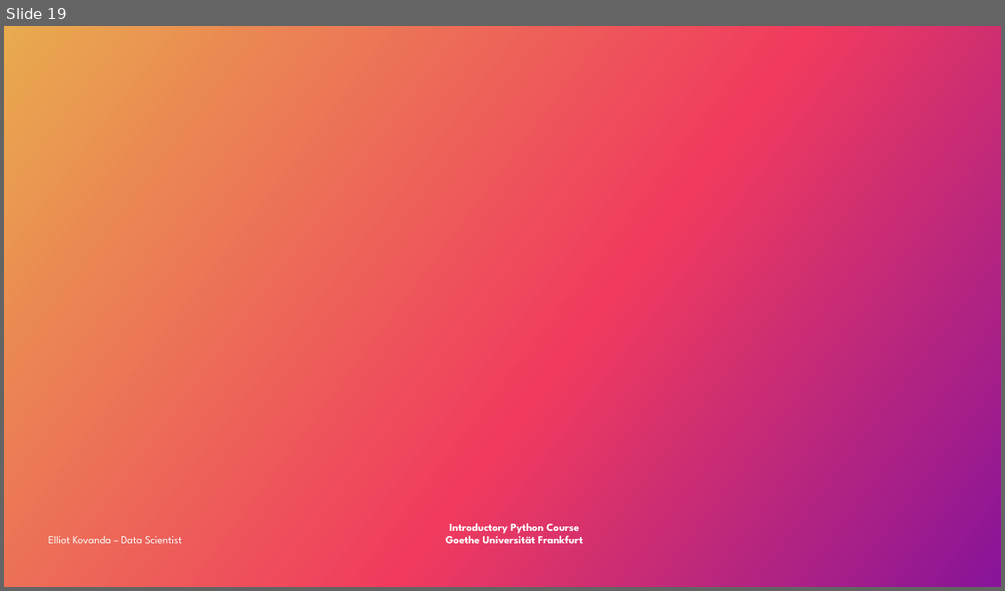
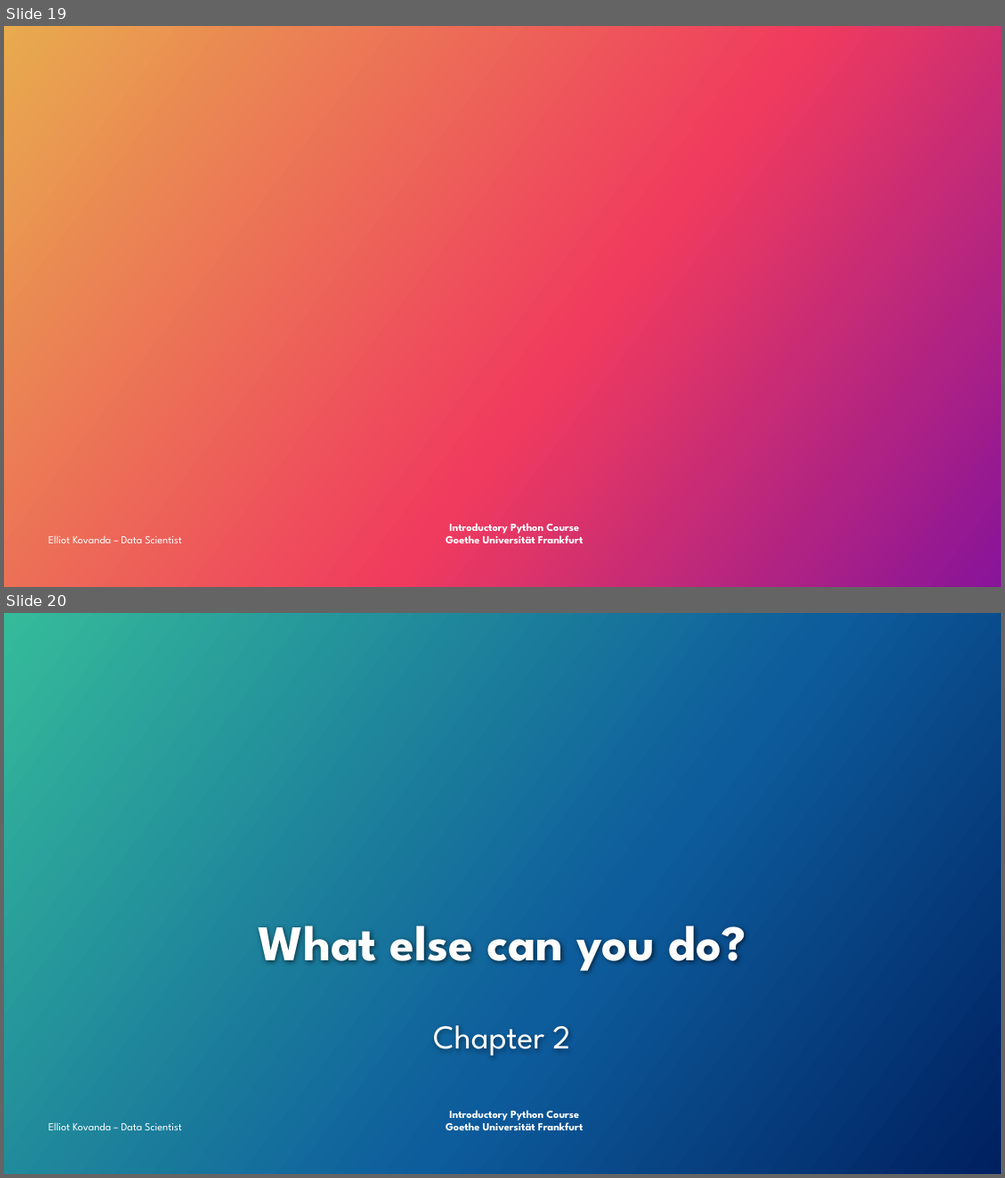
Before and after one commit to ekovanda/python_data_intro_short, a slide deck: Introduction_to_Python_for_Data_Analytics.pptx. Shown one above the other, each under a label of ours: slide 19 before the commit, slides 19 and 20 after it. The pictures are 1005x591 and 1005x1178 pixels, drawn with LibreOffice and Linux fonts; fonts in the diff are those of the drawing; background and template pictures are left out. Boxes give left, top, right and bottom in pixels: in the first picture for what was removed or moved away, otherwise in the second. Text is boxed around its words. In the diff, an @@ line names an element or a change of style, - is before the commit and + after.

```diff
--- a/Introduction_to_Python_for_Data_Analytics.pptx
+++ b/Introduction_to_Python_for_Data_Analytics.pptx
@@ slide 20 added at (4, 613, 1001, 1174), background gradient #35BB9A to #0D5C9C to #002060; not listed: 1 template element that a slide beside it also shows @@
@@ title added at (258, 925, 745, 973), 48 pt, text #FEFEFE, bold @@
+What else can you do?
@@ text added at (433, 1025, 570, 1055), 32 pt, text #FFFFFF @@
+Chapter 2
@@ text added at (48, 1122, 182, 1130), 10.5 pt, text #FFFFFF @@
+Elliot Kovanda – Data Scientist
```
Also in this commit, not shown: 4 other slides added.
